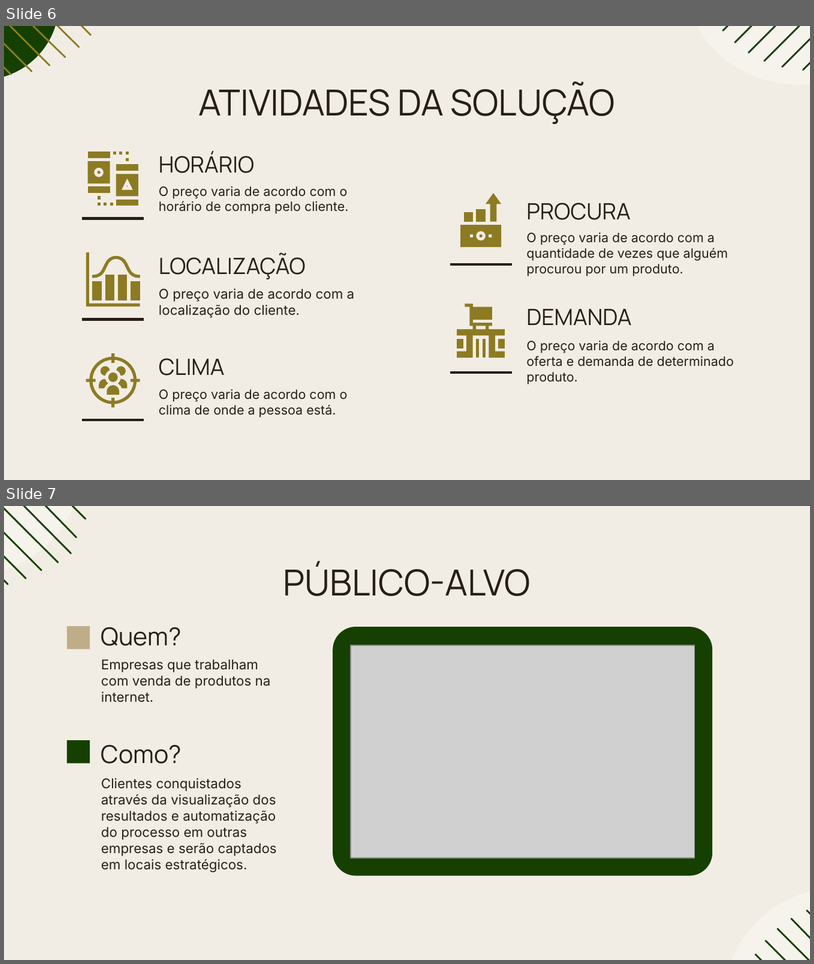
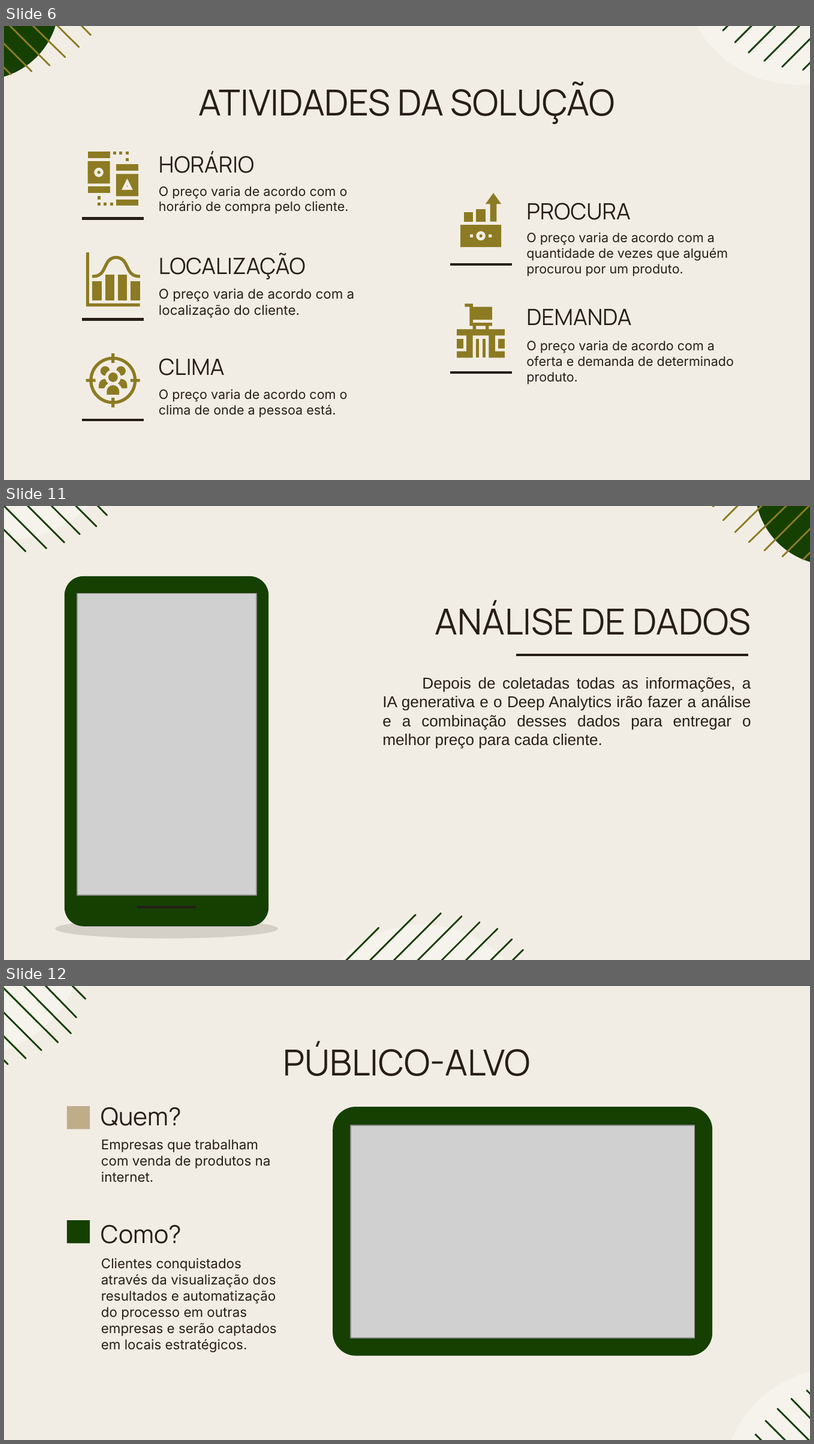
Before and after one commit to rafaellabastos/challenge-pitch-qa, a slide deck: Pitch-SavvyFix.pptx. Shown one above the other, each under a label of ours: slides 6 and 7 before the commit, slides 6, 11 and 12 after it; the slides between them are not shown. The pictures are 814x964 and 814x1444 pixels, drawn with LibreOffice and Linux fonts; fonts in the diff are those of the drawing; grey boxes stand for pictures. Boxes give left, top, right and bottom in pixels: in the first picture for what was removed or moved away, otherwise in the second. Text is boxed around its words. In the diff, an @@ line names an element or a change of style, - is before the commit and + after.

Commit message:
Slide com fotos para exemplificar melhor a solução

```diff
--- a/Pitch-SavvyFix.pptx
+++ b/Pitch-SavvyFix.pptx
@@ slide 11 added at [4, 506, 810, 960], background #F2EDE4 @@
@@ group added at [4, 506, 122, 552]: 6 freeform shapes, 1 ellipse @@
@@ group added at [714, 506, 810, 565]: 7 freeform shapes, 1 ellipse @@
@@ rounded rectangle added at [65, 576, 269, 926], fill #154001 @@
@@ picture added at [77, 593, 257, 895] @@
@@ title added at [435, 601, 752, 635], 32 pt, text #261E17 @@
+ANÁLISE DE DADOS
@@ line added from (517, 654) to (749, 654), #261E17 2.25 pt @@
@@ subtitle added at [383, 677, 752, 748], 14 pt, text #261E17 @@
+Depois de coletadas todas as informações, a IA generativa e o Deep Analytics irão fazer a análise e a combinação desses dados para entregar o melhor preço para cada cliente.
@@ freeform shape added at [55, 919, 278, 938], fill #000000 at 12% opacity @@
@@ line added from (137, 907) to (196, 907), #261E17 2.25 pt @@
@@ group added at [308, 913, 537, 960]: 8 freeform shapes, 1 ellipse @@
@@ what was slide 7 is now slide 12 @@
```
Also in this commit, not shown: 4 other slides added.
